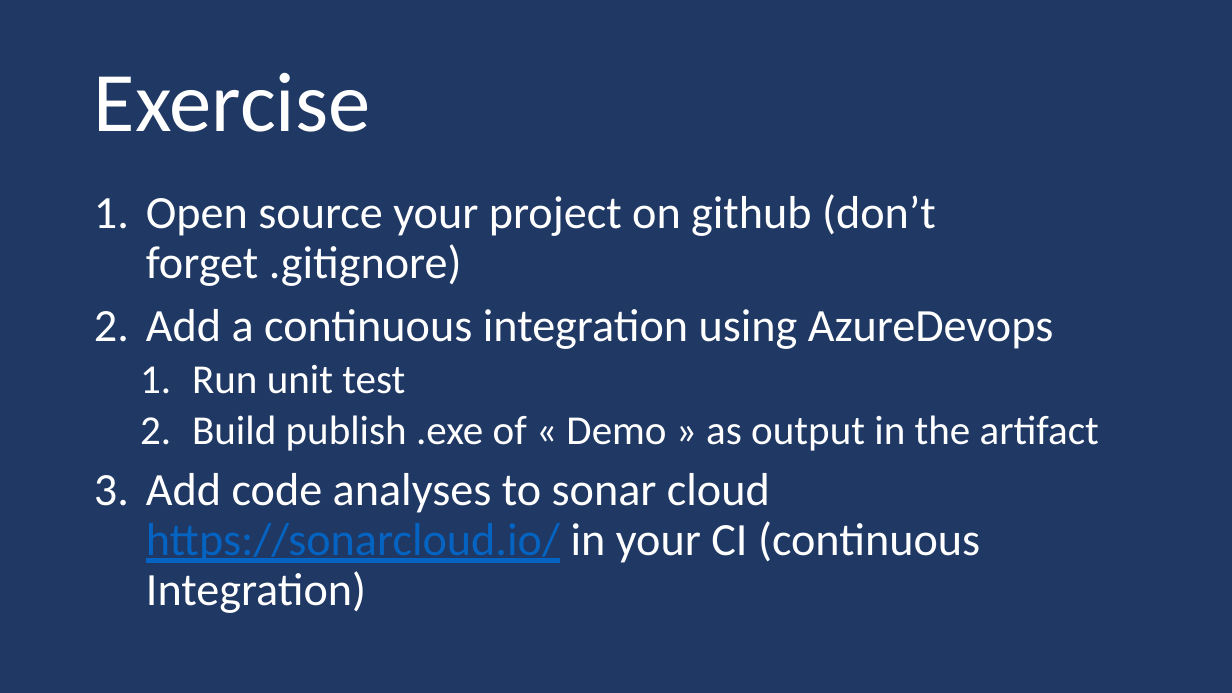
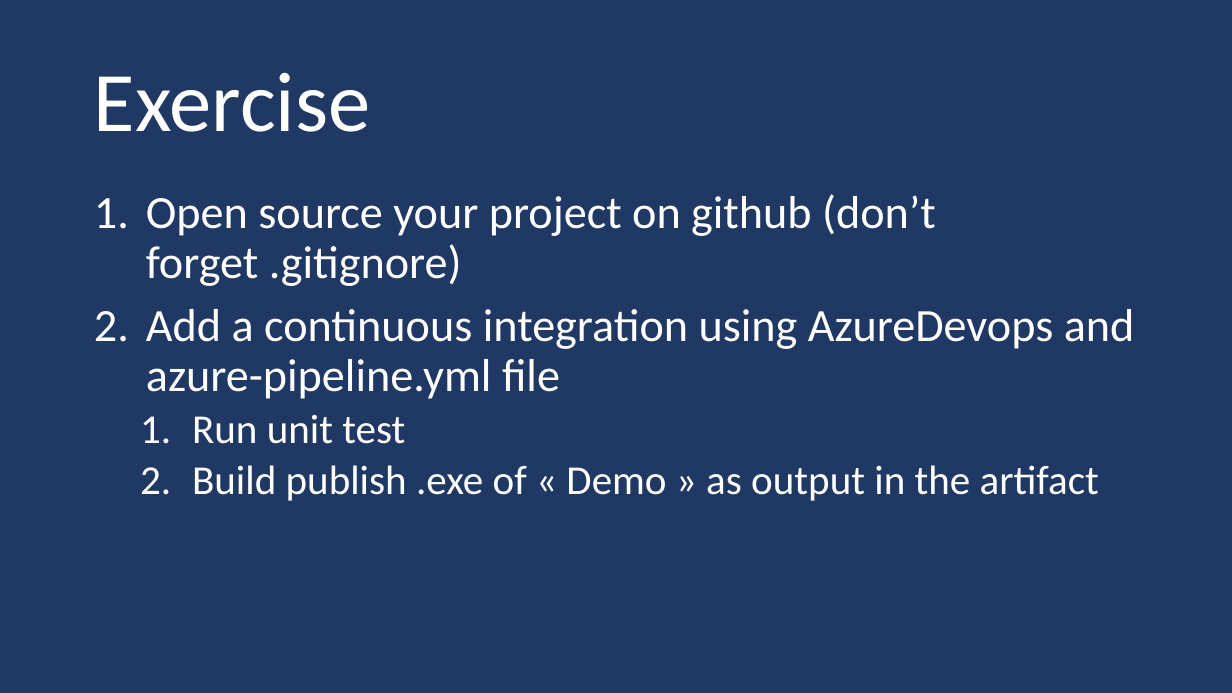
Before and after one commit to guillaume-chervet/course.dotnet, a slide deck: slide 105 of documentations/dotnet.pptx. Drawn at 1232x693 pixels with LibreOffice and Linux fonts; fonts in the diff are those of the drawing. Boxes give left, top, right and bottom in pixels: in the first picture for what was removed or moved away, otherwise in the second. Text is boxed around its words. In the diff, an @@ line names an element or a change of style, - is before the commit and + after.

Commit message:
update

```diff
--- a/documentations/dotnet.pptx
+++ b/documentations/dotnet.pptx
@@ text at (146,309,1135,399): text changed @@
-2. Add a continuous integration using AzureDevops
+2. Add a continuous integration using AzureDevops and azure-pipeline.yml file
@@ text at (146,473,980,613): paragraph removed @@
-3. Add code analyses to sonar cloud https://sonarcloud.io/ in your CI (continuous Integration)
```
Also in this commit, not shown: 2 slides added.
